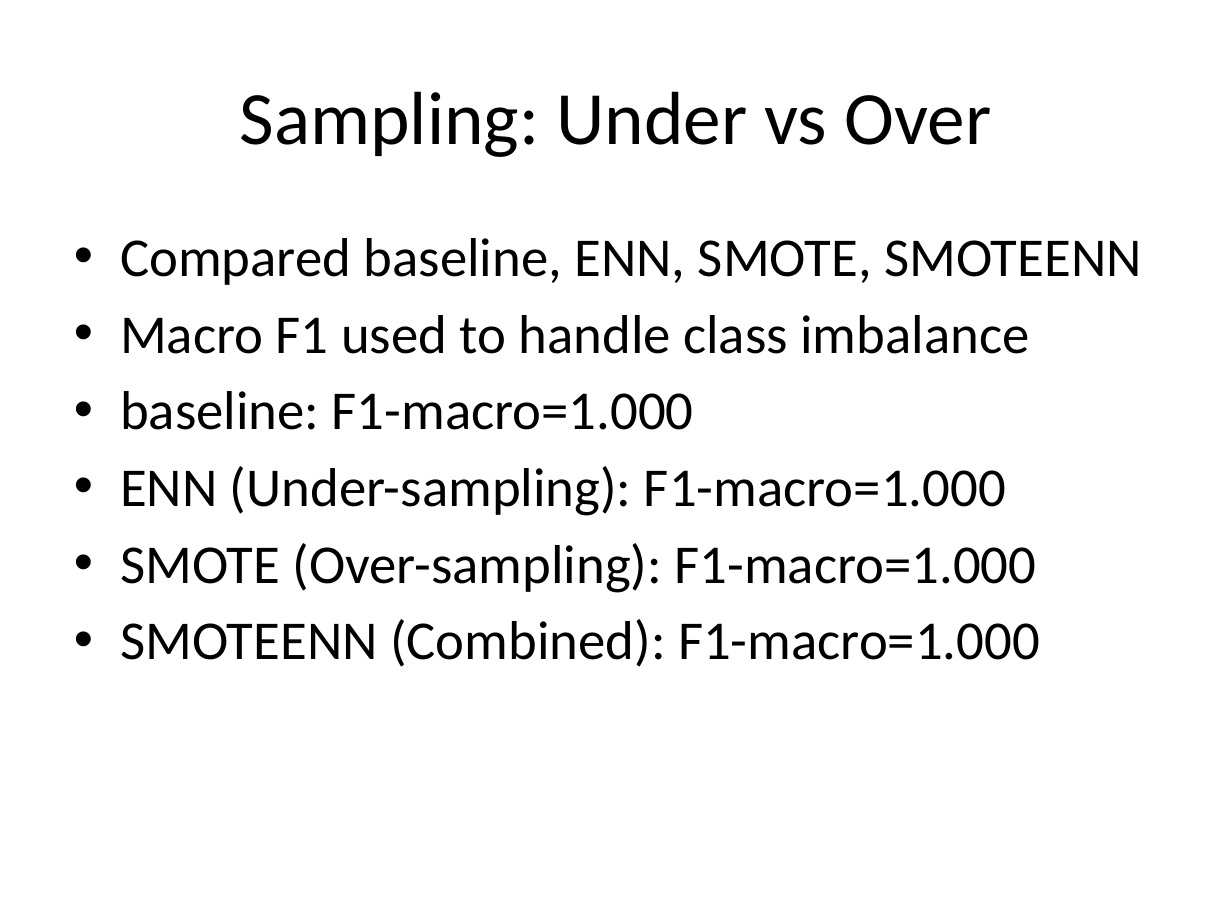
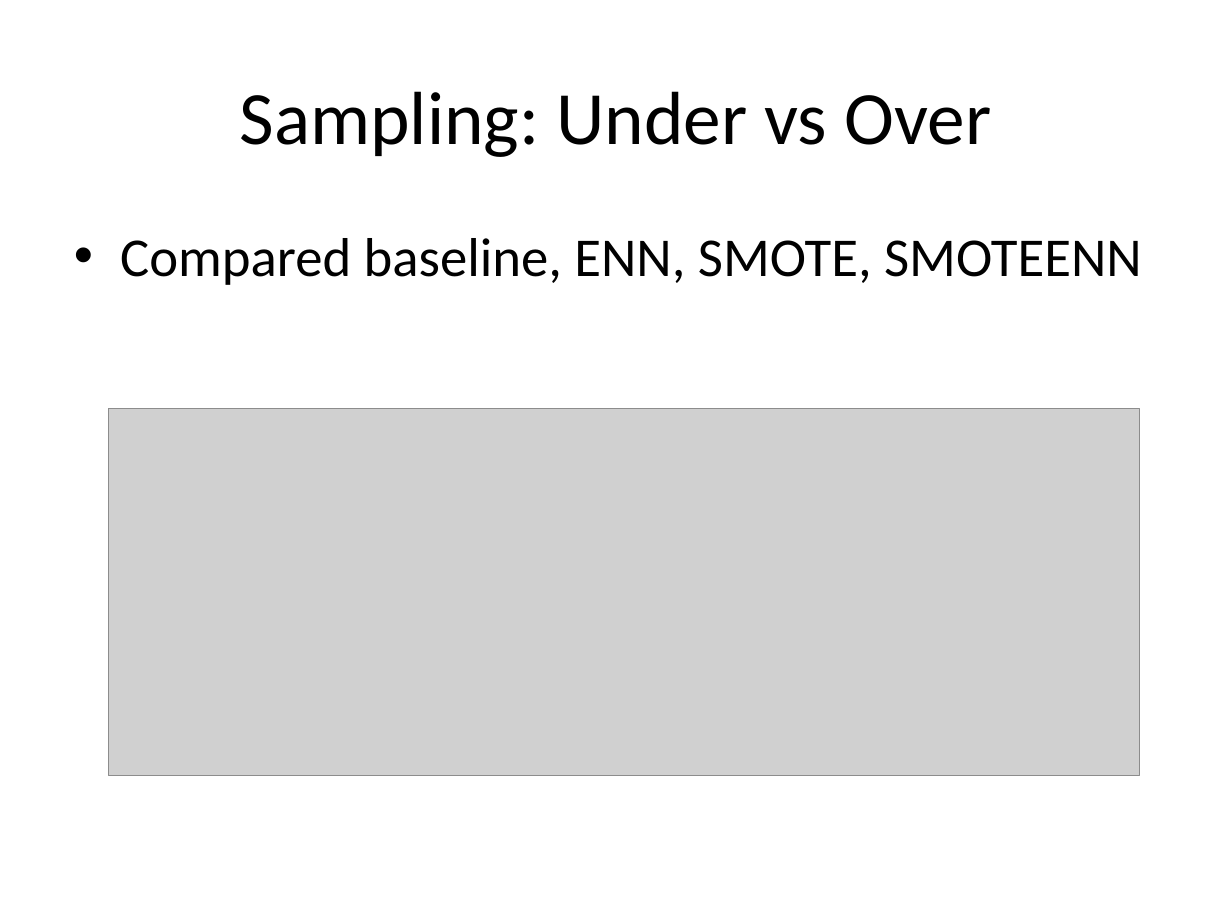
Before and after one commit to Bernardo1205/Advance-ML, a slide deck: slide 12 of reports/Imbalanced_MC_Timeseries_Report_20260428_201112.pptx. Drawn at 1232x924 pixels with LibreOffice and Linux fonts; fonts in the diff are those of the drawing; grey boxes stand for pictures. Boxes give left, top, right and bottom in pixels: in the first picture for what was removed or moved away, otherwise in the second. Text is boxed around its words. In the diff, an @@ line names an element or a change of style, - is before the commit and + after.

```diff
--- a/reports/Imbalanced_MC_Timeseries_Report_20260428_201112.pptx
+++ b/reports/Imbalanced_MC_Timeseries_Report_20260428_201112.pptx
@@ text at <box>120,315,1040,667</box>: paragraphs removed @@
-• Macro F1 used to handle class imbalance
-• baseline: F1-macro=1.000
-• ENN (Under-sampling): F1-macro=1.000
-• SMOTE (Over-sampling): F1-macro=1.000
-• SMOTEENN (Combined): F1-macro=1.000
@@ picture added at <box>108,409,1140,776</box> @@
```
Also in this commit, not shown: 2 other slides changed.
